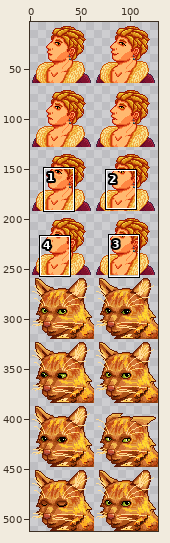
Two states of a sprite sheet, assets/characters/TCK/catking_portraits.png. Above: a wide view before the commit, with the close-up outlined.
Close-up. Before the commit:
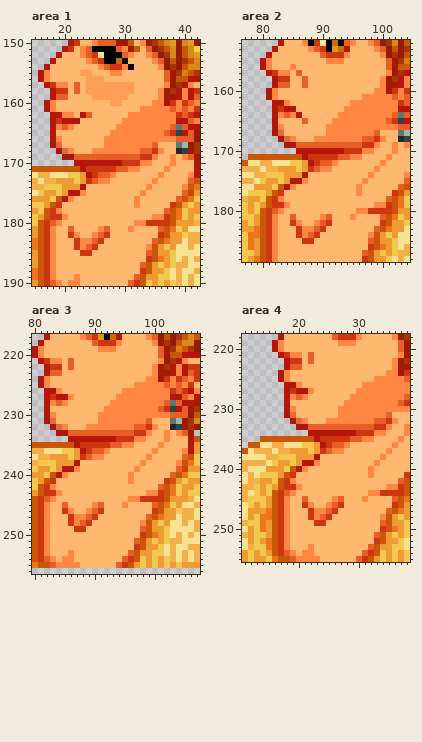
The file is 128x512 pixels. Colours within 5 levels of each other are drawn and written as one. Shown: area 1: x 15..42, y 150..190; area 2: x 77..104, y 152..188; area 3: x 80..107, y 217..256; area 4: x 11..38, y 218..255. The wide view leaves out empty margins. The commit also changed other parts of the picture, which this record leaves out.
Now the later version:
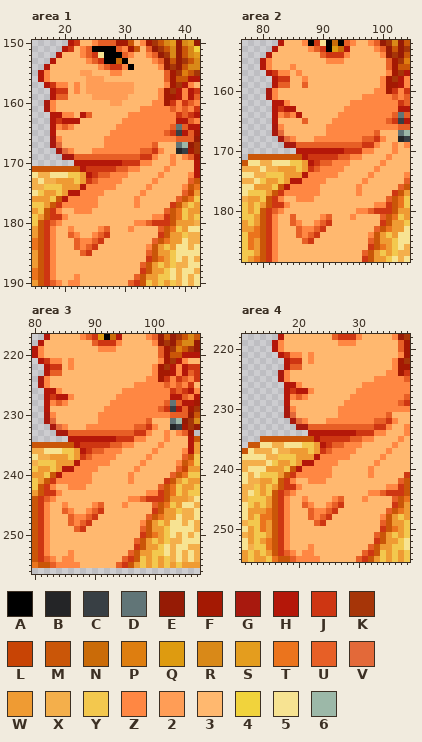
Palette (. is transparent): A #000000  B #242527  C #383f44  D #617577  E #961b05  F #a41903  G #a8190e  H #b41709  J #ce3612  K #a63508  L #c84405  M #ca5608  N #ca6b08  P #de7e10  Q #de9b10  R #d98918  S #e49d1e  T #eb741d  U #e75f26  V #e36939  W #ef9b33  X #f4af4b  Y #f3c84e  Z #ff8743  2 #ff9d56  3 #ffb86f  4 #f1d33c  5 #f7e392  6 #9cb8a8
Difference:
Area 1:
y 157..158: x 22 U -> Z
y 172: x 29..30 33 -> ZZ
y 173: x 28..29 33 -> ZZ
y 174: x 24..28 33333 -> ZZZZZ
y 175: x 24..26 333 -> ZZZ
y 176: x 22..25 3333 -> ZZZZ
y 177: x 20..25 333333 -> ZZZZZZ
y 178: x 22..24 333 -> ZZZ
y 180: x 34 J -> U
y 181: x 21 U -> Z
y 182: x 21 J -> U
y 183..184: x 22 J -> U
y 185: x 23 J -> U
Area 2:
y 157: x 86 U -> Z
y 158: x 87 U -> Z
y 172: x 93..94 33 -> ZZ
y 173: x 92..93 33 -> ZZ
y 174: x 88..92 33333 -> ZZZZZ
y 175: x 88..90 333 -> ZZZ
y 176: x 86..89 3333 -> ZZZZ
y 177: x 84..89 333333 -> ZZZZZZ
y 178: x 86..88 333 -> ZZZ
y 180: x 98 J -> U
y 182: x 85 J -> U
y 183..184: x 86 J -> U
y 185: x 87 J -> U
Area 3:
y 221..222: x 86 U -> Z
y 236: x 93..94 33 -> ZZ
y 237: x 92..93 33 -> ZZ
y 238: x 88..92 33333 -> ZZZZZ
y 239: x 88..90 333 -> ZZZ
y 240: x 86..89 3333 -> ZZZZ
y 241: x 84..89 333333 -> ZZZZZZ
y 242: x 86..88 333 -> ZZZ
y 244: x 98 J -> U
y 245: x 85 U -> Z
y 246: x 85 J -> U
y 247..248: x 86 J -> U
y 249: x 87 J -> U
Area 4:
y 221..222: x 22 U -> Z
y 236: x 29..30 33 -> ZZ
y 237: x 28..29 33 -> ZZ
y 238: x 24..28 33333 -> ZZZZZ
y 239: x 24..26 333 -> ZZZ
y 240: x 22..25 3333 -> ZZZZ
y 241: x 20..25 333333 -> ZZZZZZ
y 242: x 22..24 333 -> ZZZ
y 244: x 34 J -> U
y 245: x 21 U -> Z
y 246: x 21 J -> U
y 247..248: x 22 J -> U
y 249: x 23 J -> U
